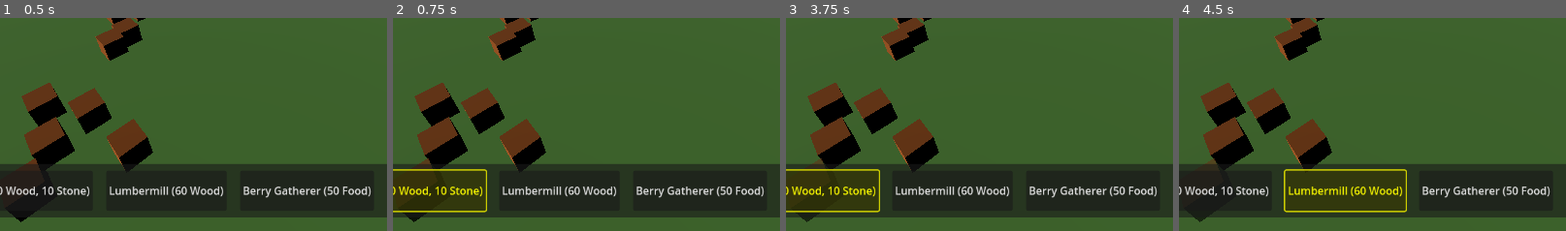
Above: before the commit, frames 1-4 (left to right).
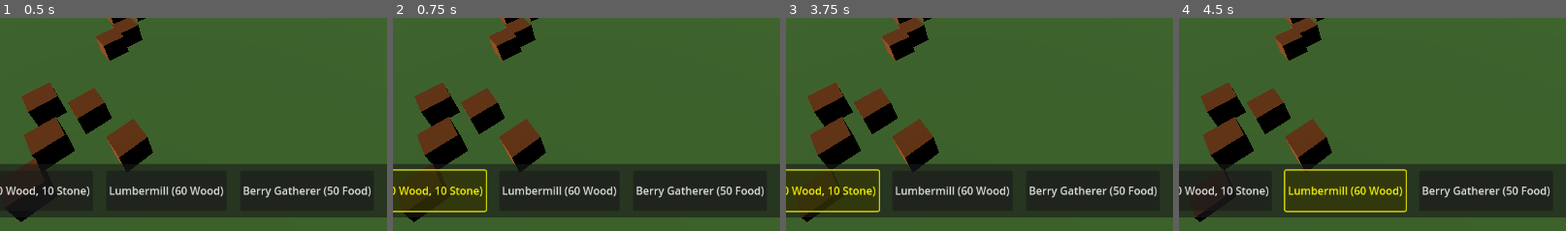
Above: after the commit, the same moments.

Repository: Catloff/Gaia-Galactica
Game: Godot game, scene res://scenes/Main.tscn
The game is run twice, just before and just after one commit, with the same random seed, the same clock (stepped at 60 frames per second) and the same inputs.
Inputs:
- Up to frame 1 (0.5 s): no input
- Up to frame 2 (0.75 s): click "House (50 Wood, 10 Stone)" at 0.5 s
- Up to frame 3 (3.75 s): click "Lumbermill (60 Wood)" at 1.25 s; click "Berry Gatherer (50 Food)" at 2 s; click "Smeltery (80 Wood, 40 Stone)" at 2.75 s; click "House (50 Wood, 10 Stone)" at 3.5 s
- Up to frame 4 (4.5 s): click "Lumbermill (60 Wood)" at 4.25 s
The pictures show only the part of the screen within x 18-68%, y 50-100%; the shares and areas given below are measured in that part.

Frame 1 is identical in both runs. In frame 2, less than 0.1% of the frame differs, in the area x 2-11%, y 65-92%; in frame 3, 0.1%; in frame 4, 0.1%, in the area x 3-12%, y 65-96%.

Commit message:
Better remaining harvests display

Diff:
--- a/scripts/Resource.gd
+++ b/scripts/Resource.gd
@@ -49,12 +49,4 @@
 	}
 
 func update_appearance():
-	if not $MeshInstance3D.material_override:
-		return
-
-	# Ressource wird transparenter je weniger Ernten übrig sind
-	var alpha = 0.4 + (remaining_harvests / 3.0) * 0.6
-	var material = $MeshInstance3D.material_override.duplicate()
-	material.transparency = BaseMaterial3D.TRANSPARENCY_ALPHA
-	material.albedo_color.a = alpha
-	$MeshInstance3D.material_override = material
+	self.position.y = remaining_harvests / 3.0 - 0.5
